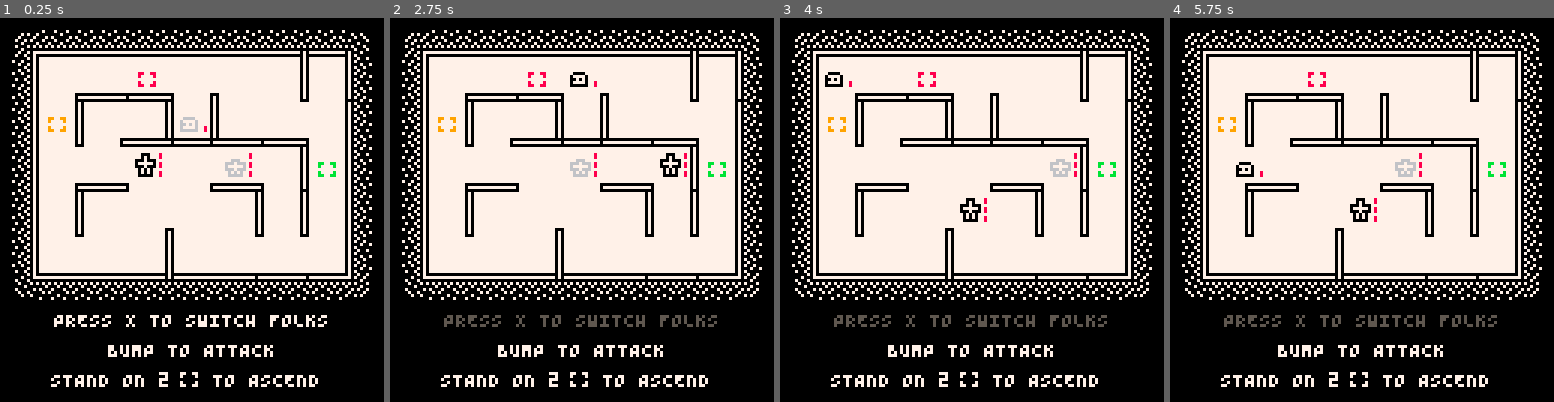
Above: before the commit, frames 1-4 (left to right).
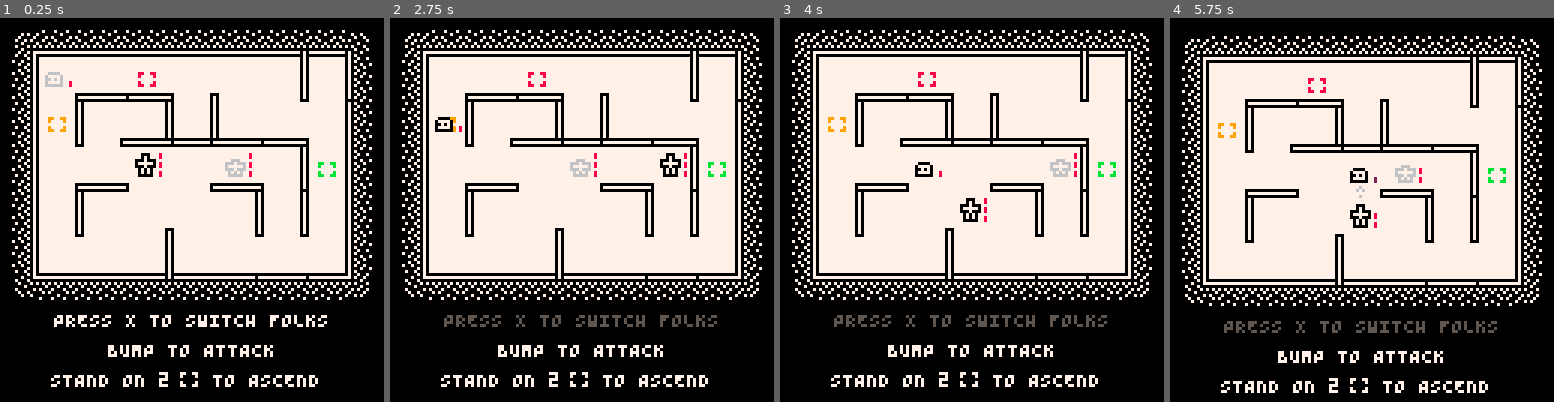
Above: after the commit, the same moments.

Repository: taylordolan/grid-folks
Game: PICO-8 cartridge grid_folks.p8
The game is run twice, just before and just after one commit, with the same random seed, the same clock (stepped at 60 frames per second) and the same inputs.
Inputs:
- Up to frame 1 (0.25 s): no input
- Up to frame 2 (2.75 s): tap X (X key) at 0.33, 1.07, 1.85 s; tap O (Z key) at 0.7, 1.7, 2.1, 2.5 s; hold Right 1.6-2.1 s; hold Up 2.15-2.42 s; hold Right from 2.47 s (still down)
- Up to frame 3 (4 s): tap O (Z key) at 2.9, 3.3, 3.7 s; tap X (X key) at 2.97 s; release Right at 3.03 s; hold Left 3.08-3.58 s; hold Down 3.63-3.97 s
- Up to frame 4 (5.75 s): hold Right 4.02-4.68 s; tap X (X key) at 4.08, 5.2 s; tap O (Z key) every 0.4 s from 4.1 to 5.7 s; hold Up 4.73-5.03 s; hold Left 5.08-5.68 s; hold Down from 5.73 s (still down)

The runs differ from the first frame. In frame 1, 0.2% of the frame differs, in the area x 11-54%, y 14-30%; in frame 2, 0.3%; in frame 3, 0.2%; in frame 4, 14%, in the area x 3-97%, y 3-98%.

Commit message:
adjust enemy spawn distances

Diff:
--- a/grid_folks.p8
+++ b/grid_folks.p8
@@ -855,8 +855,8 @@
 			if
 				not find_type("hero", next) and
 				not find_type("enemy", next) and
-				dumb_distance(tile(hero_a), next) >= 2 and
-				dumb_distance(tile(hero_b), next) >= 2
+        distance_by_map(hero_a.dmap_ideal, next) >= 3 and
+        distance_by_map(hero_b.dmap_ideal, next) >= 3
 			then
 				add(valid_tiles, next)
 			end
@@ -1183,8 +1183,8 @@
 		for next in all(valid_tiles) do
 			if
 				find_type("enemy", next) or
-				dumb_distance(tile(hero_a), next) < 2 or
-				dumb_distance(tile(hero_b), next) < 2
+				distance_by_map(hero_a.dmap_ideal, next) < 3 or
+				distance_by_map(hero_b.dmap_ideal, next) < 3
 			then
 				del(valid_tiles,next)
 			end
